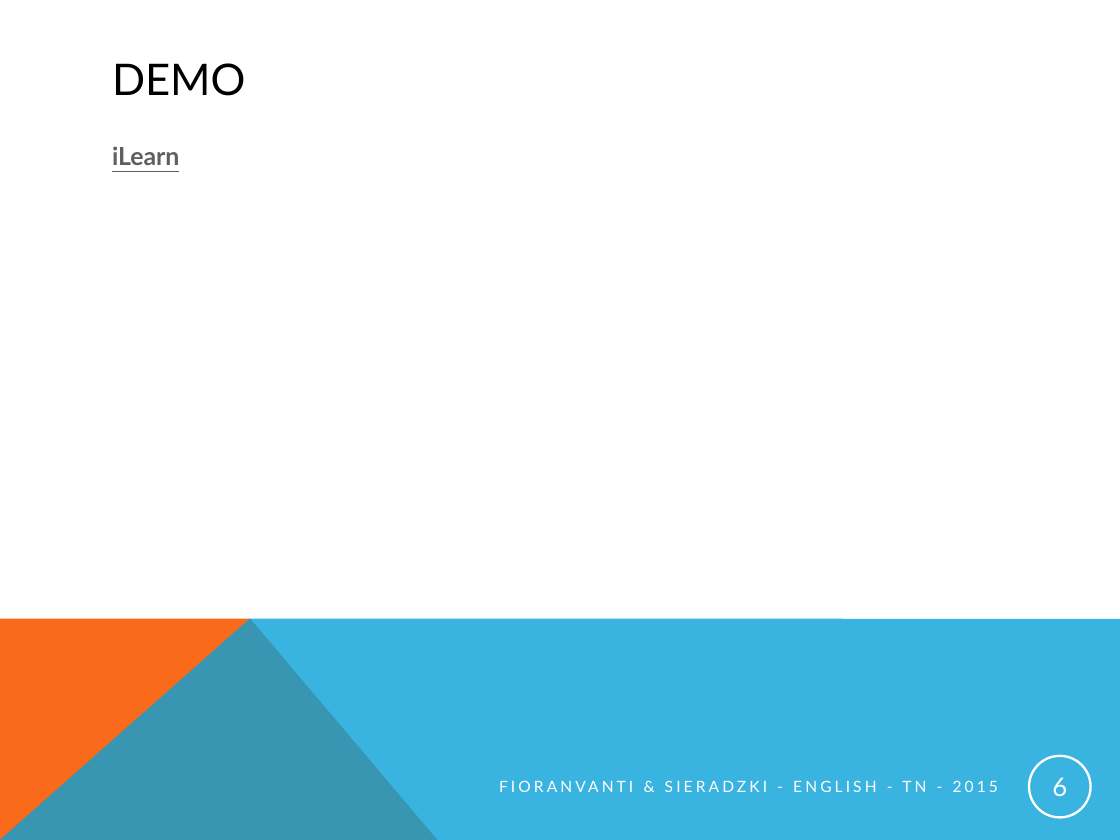
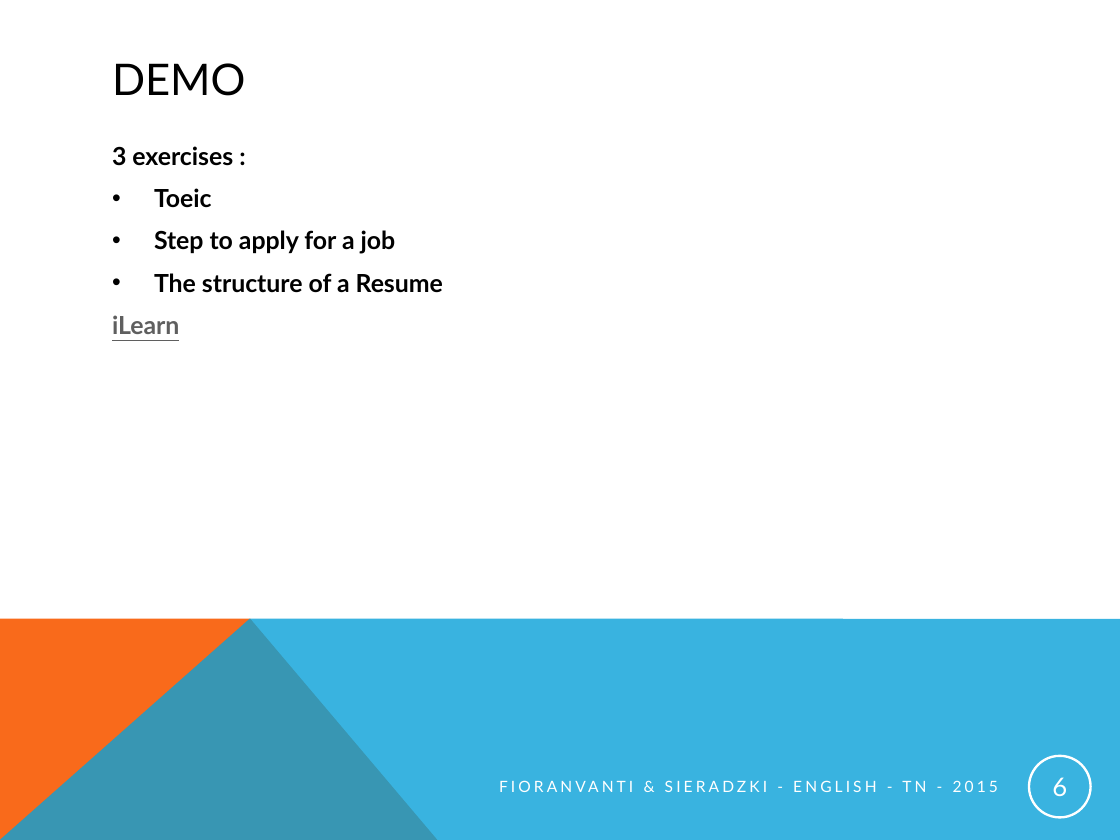
Before and after one commit to pINKmUNster/Projet_Anglais, a slide deck: slide 6 of English_presentation_project.pptx. Drawn at 1120x840 pixels with LibreOffice and Linux fonts; fonts in the diff are those of the drawing. Boxes give left, top, right and bottom in pixels: in the first picture for what was removed or moved away, otherwise in the second. Text is boxed around its words. In the diff, an @@ line names an element or a change of style, - is before the commit and + after.

```diff
--- a/English_presentation_project.pptx
+++ b/English_presentation_project.pptx
@@ text at (x1=112, y1=146, x2=443, y2=293): paragraphs added @@
+3 exercises :
+• Toeic
+• Step to apply for a job
+• The structure of a Resume
```
Also in this commit, not shown: 6 other slides changed.
